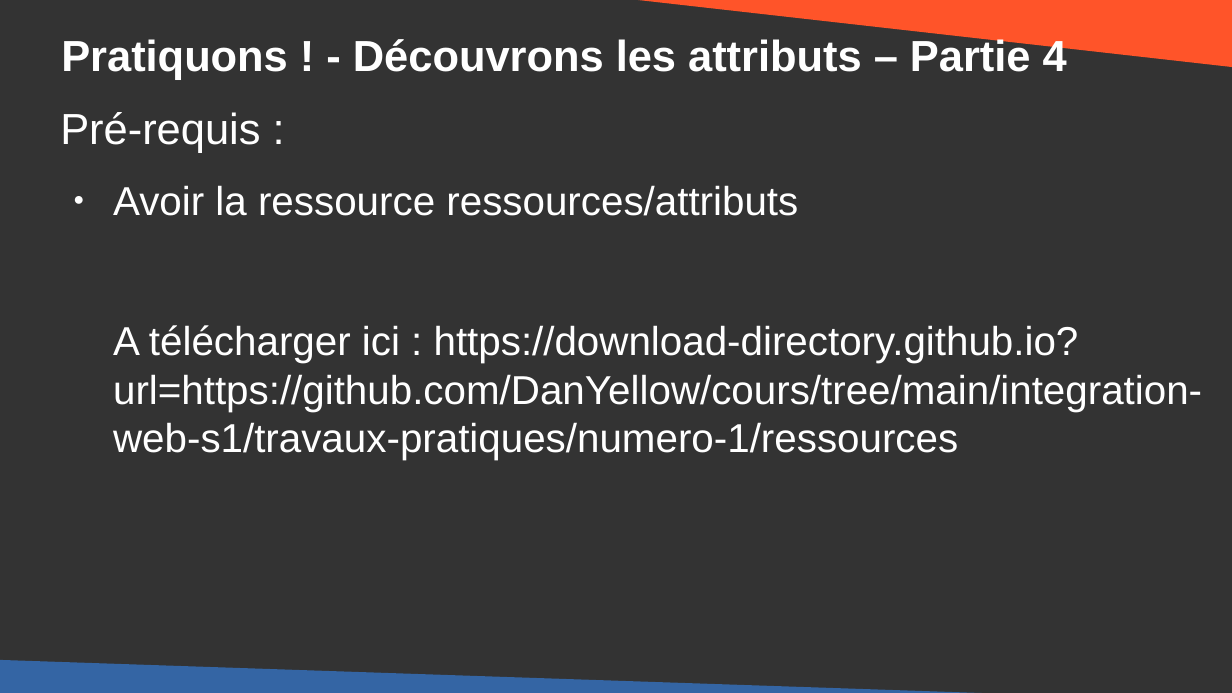
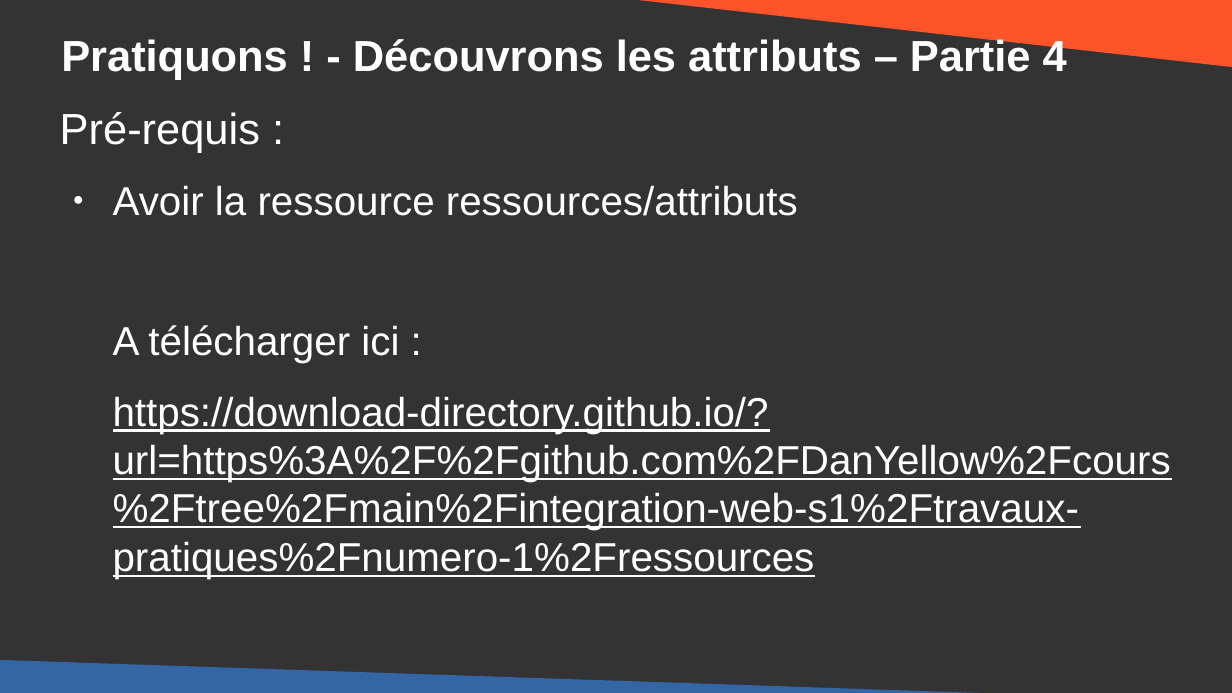
Before and after one commit to DanYellow/cours, a slide deck: slide 61 of integration-web-s1/travaux-pratiques/numero-1/presentation.odp. Drawn at 1232x693 pixels with LibreOffice and Linux fonts; fonts in the diff are those of the drawing. Boxes give left, top, right and bottom in pixels: in the first picture for what was removed or moved away, otherwise in the second. Text is boxed around its words. In the diff, an @@ line names an element or a change of style, - is before the commit and + after.

```diff
--- a/integration-web-s1/travaux-pratiques/numero-1/presentation.odp
+++ b/integration-web-s1/travaux-pratiques/numero-1/presentation.odp
@@ text at (113, 325, 1171, 579): text changed @@
-A télécharger ici : https://download-directory.github.io?url=https://github.com/DanYellow/cours/tree/main/integration-web-s1/travaux-pratiques/numero-1/ressources
+A télécharger ici :
+https://download-directory.github.io/?url=https%3A%2F%2Fgithub.com%2FDanYellow%2Fcours%2Ftree%2Fmain%2Fintegration-web-s1%2Ftravaux-pratiques%2Fnumero-1%2Fressources
```
Also in this commit, not shown: 10 other slides changed, 1 other file.
